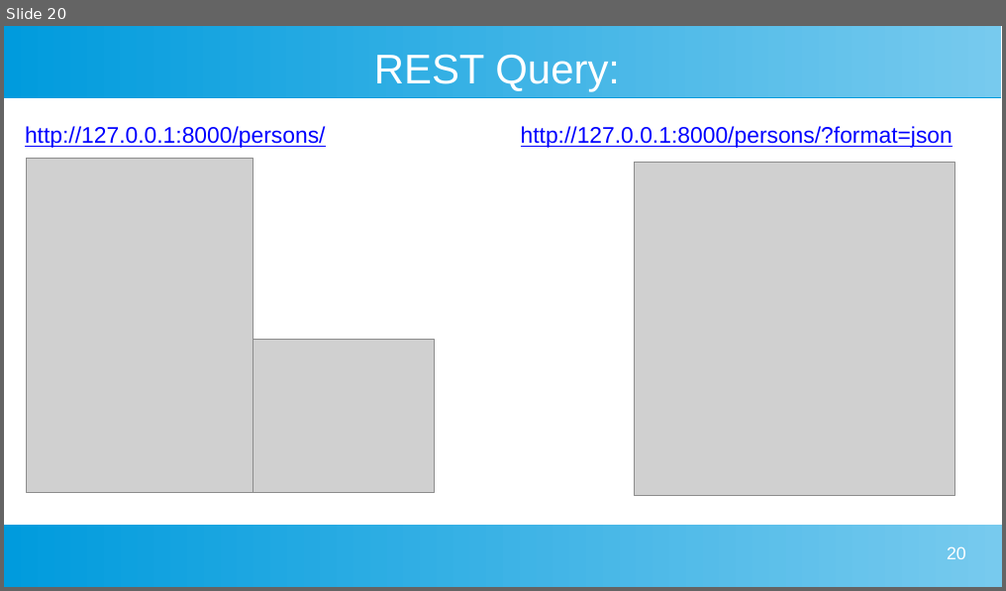
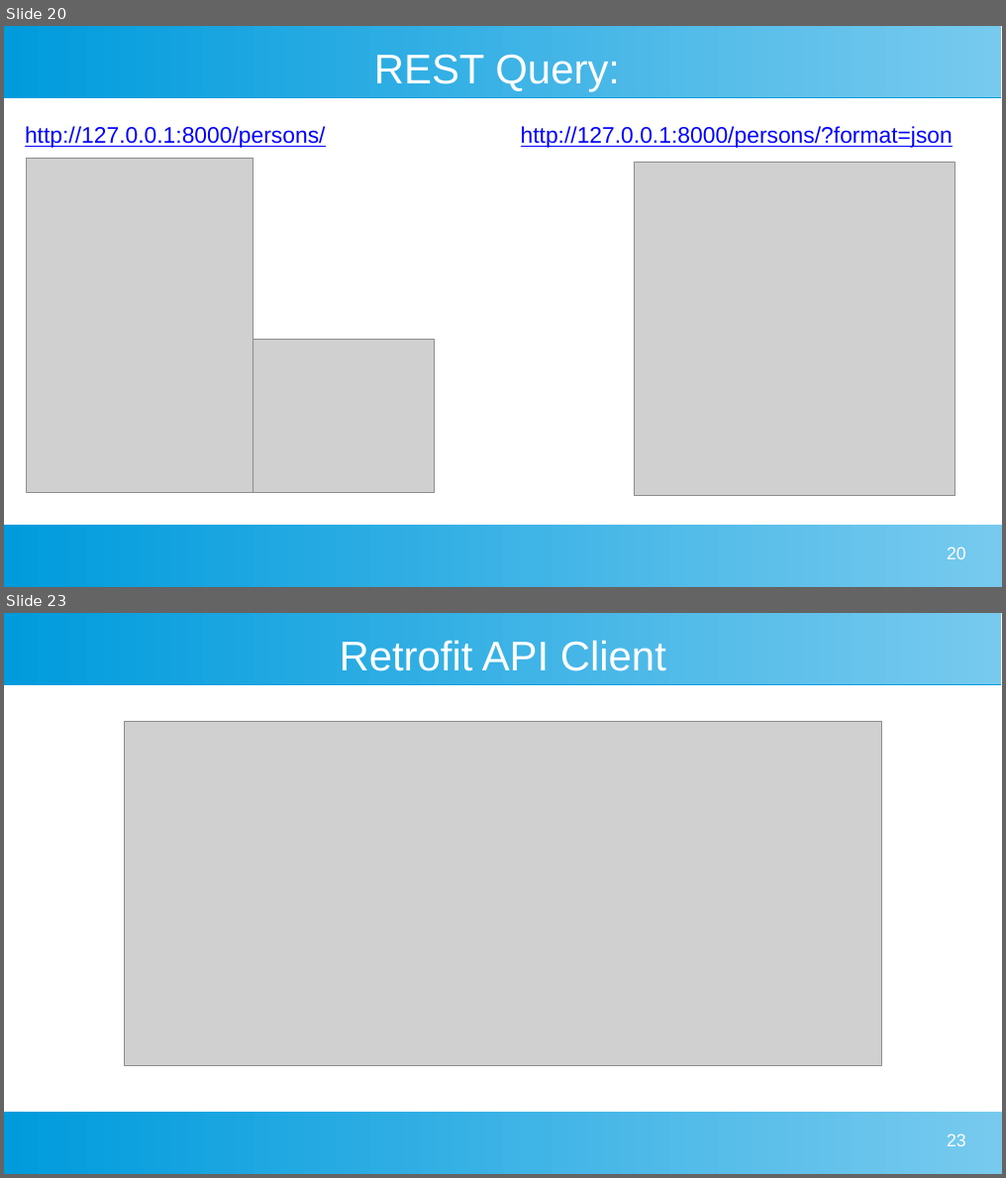
Before and after one commit to pygraz/django-flutter-example, a slide deck: enterPy Django meets Flutter.pptx. Shown one above the other, each under a label of ours: slide 20 before the commit, slides 20 and 23 after it; the slides between them are not shown. The pictures are 1006x591 and 1006x1178 pixels, drawn with LibreOffice and Linux fonts; fonts in the diff are those of the drawing; grey boxes stand for pictures; background and template pictures are left out. Boxes give left, top, right and bottom in pixels: in the first picture for what was removed or moved away, otherwise in the second. Text is boxed around its words. In the diff, an @@ line names an element or a change of style, - is before the commit and + after.

```diff
--- a/enterPy Django meets Flutter.pptx
+++ b/enterPy Django meets Flutter.pptx
@@ slide 23 added at (x1=4, y1=613, x2=1002, y2=1174), background #FFFFFF; not listed: 2 template elements that a slide beside it also shows @@
@@ title added at (x1=340, y1=640, x2=666, y2=671), 33 pt, text #FFFFFF @@
+Retrofit API Client
@@ picture added at (x1=125, y1=721, x2=881, y2=1065) @@
@@ page number added at (x1=946, y1=1134, x2=966, y2=1147), 14 pt, text #FFFFFF @@
+23
```
Also in this commit, not shown: 17 slides changed, 2 other slides added, 1 slide removed.
